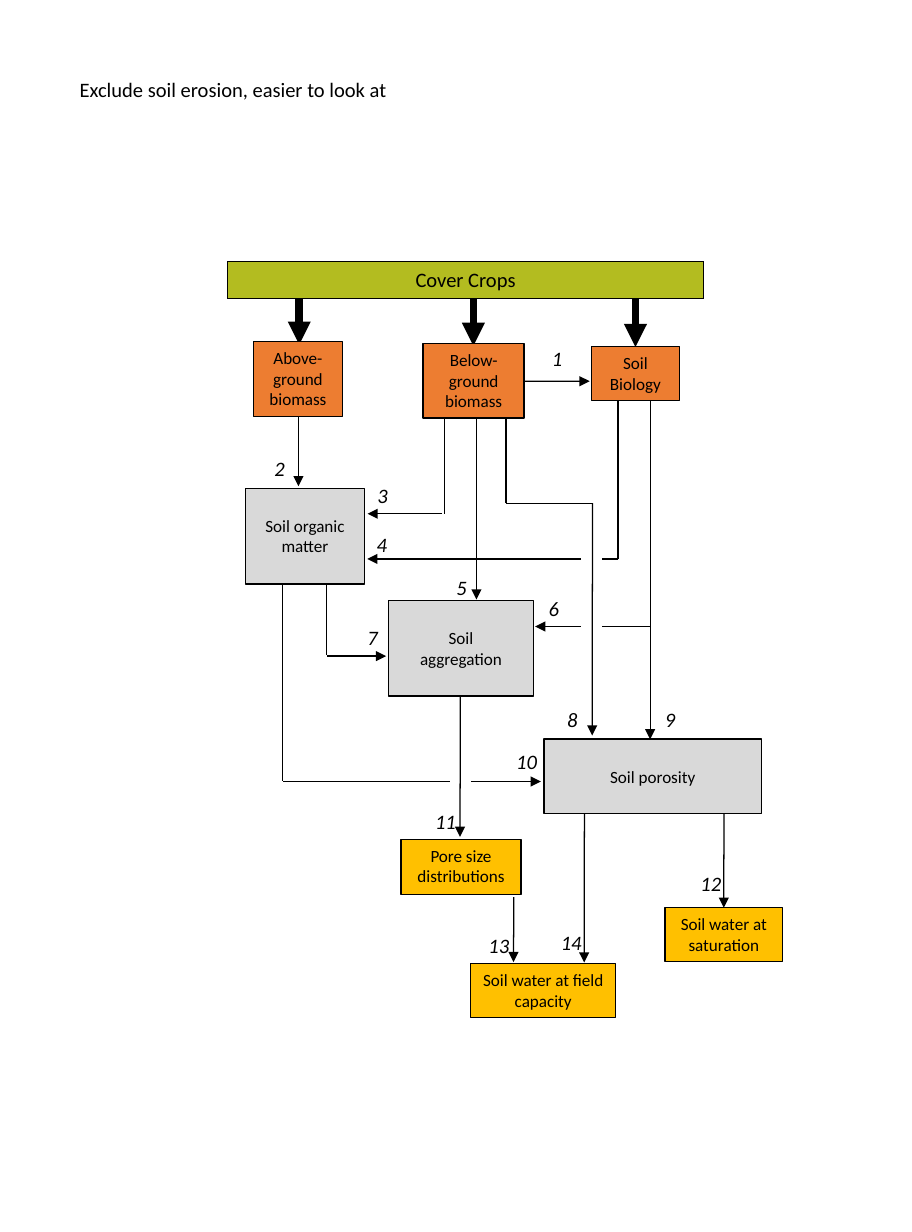
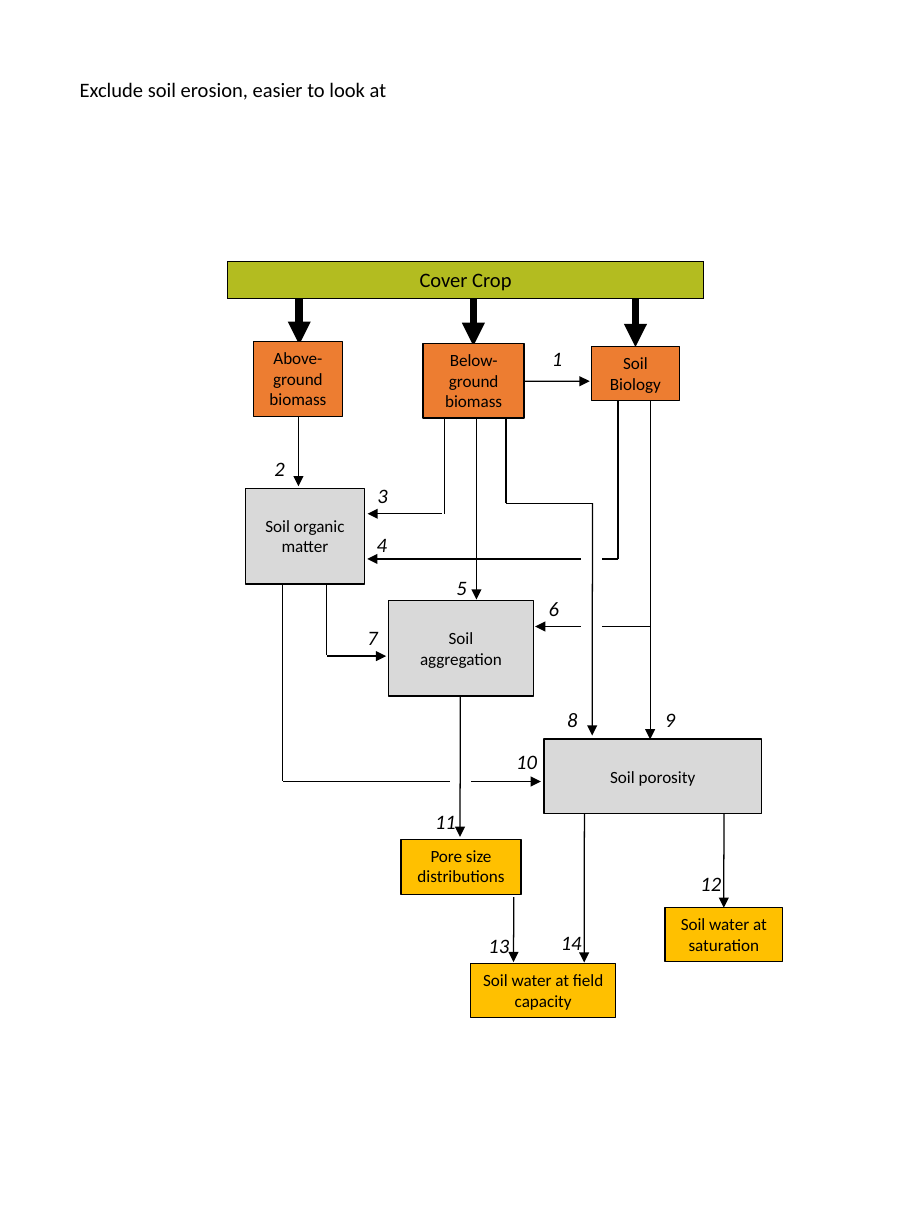
Before and after one commit to vanichols/ghproj_sare18, a slide deck: slide 6 of manu/schematics-v2.pptx. Drawn at 912x1232 pixels with LibreOffice and Linux fonts; fonts in the diff are those of the drawing. Boxes give left, top, right and bottom in pixels: in the first picture for what was removed or moved away, otherwise in the second. Text is boxed around its words. In the diff, an @@ line names an element or a change of style, - is before the commit and + after.

```diff
--- a/manu/schematics-v2.pptx
+++ b/manu/schematics-v2.pptx
@@ text in rectangle at bbox=[420, 273, 511, 291]: text changed @@
-Cover Crops
+Cover Crop
```
Also in this commit, not shown: 10 other files.
